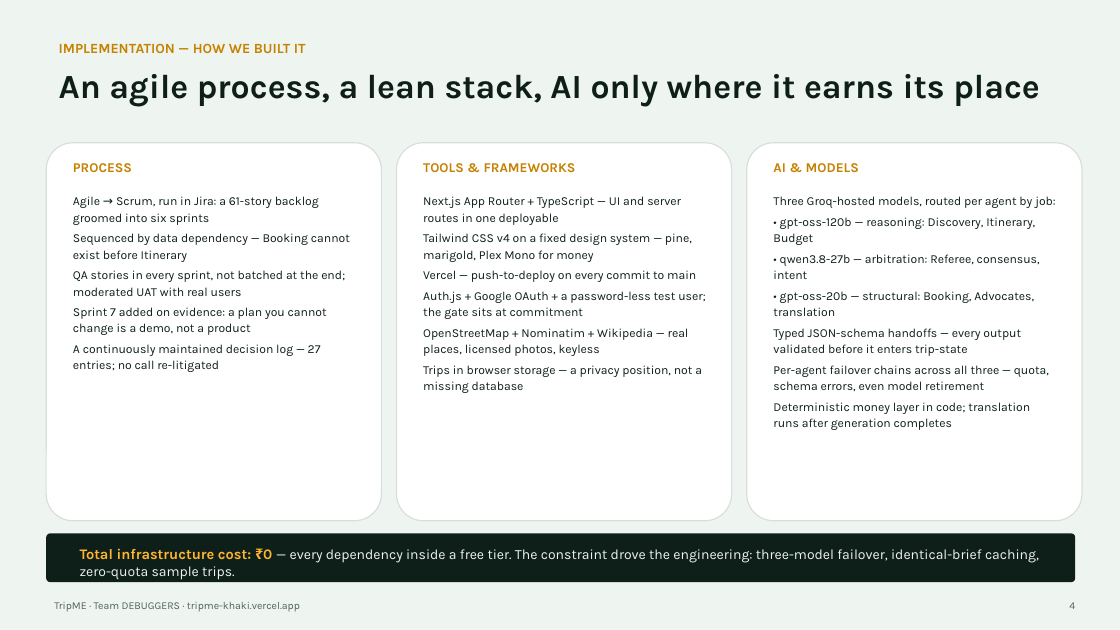
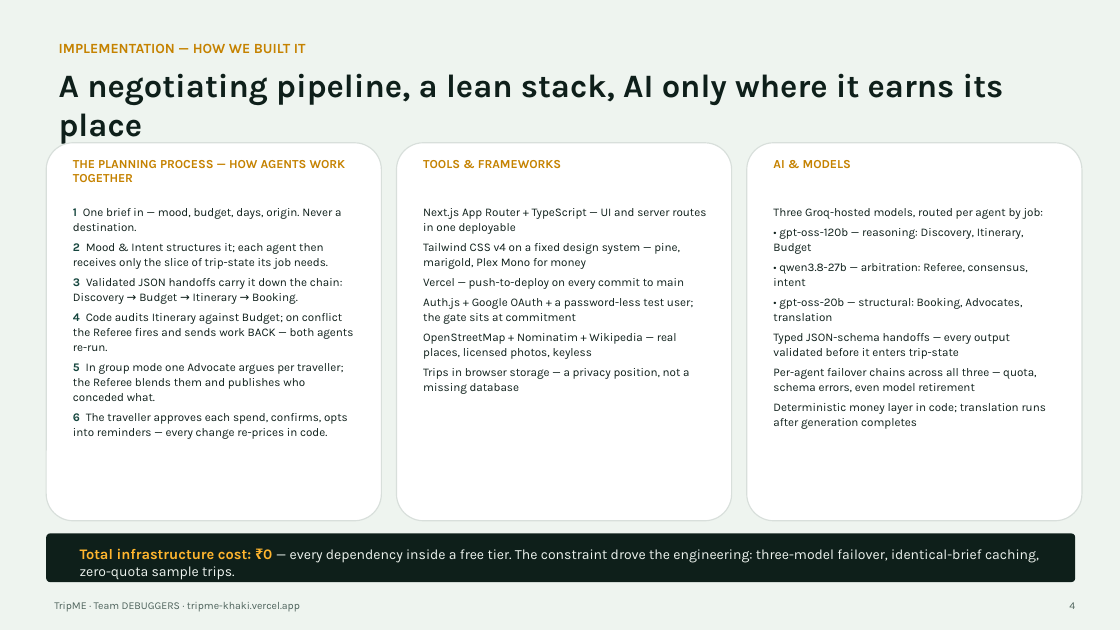
Before and after one commit to divyamsingh4444/tripme, a slide deck: slide 4 of docs/TripME_Presentation.pptx. Drawn at 1120x630 pixels with LibreOffice and Linux fonts; fonts in the diff are those of the drawing. Boxes give left, top, right and bottom in pixels: in the first picture for what was removed or moved away, otherwise in the second. Text is boxed around its words. In the diff, an @@ line names an element or a change of style, - is before the commit and + after.

```diff
--- a/docs/TripME_Presentation.pptx
+++ b/docs/TripME_Presentation.pptx
@@ text at <box>59,73,1004,144</box>: text changed; size 29 to 28 pt @@
-An agile process, a lean stack, AI only where it earns its place
+A negotiating pipeline, a lean stack, AI only where it earns its place
@@ text at <box>73,160,346,182</box>: text changed; size 11.5 to 10.5 pt @@
-PROCESS
+THE PLANNING PROCESS — HOW AGENTS WORK TOGETHER
@@ text "TOOLS & FRAMEWORKS" at <box>423,160,561,168</box>: size 11.5 to 10.5 pt; line spacing 1 to 0.95 @@
@@ text "AI & MODELS" at <box>773,160,851,168</box>: size 11.5 to 10.5 pt; line spacing 1 to 0.95 @@
@@ text at <box>73,208,353,439</box>: text changed; size 10.5 to 10 pt @@
-Agile → Scrum, run in Jira: a 61-story backlog groomed into six sprints
-Sequenced by data dependency — Booking cannot exist before Itinerary
-QA stories in every sprint, not batched at the end; moderated UAT with real users
-Sprint 7 added on evidence: a plan you cannot change is a demo, not a product
-A continuously maintained decision log — 27 entries; no call re-litigated
+1 One brief in — mood, budget, days, origin. Never a destination.
+2 Mood & Intent structures it; each agent then receives only the slice of trip-state its job needs.
+3 Validated JSON handoffs carry it down the chain: Discovery → Budget → Itinerary → Booking.
+4 Code audits Itinerary against Budget; on conflict the Referee fires and sends work BACK — both agents re-run.
+5 In group mode one Advocate argues per traveller; the Referee blends them and publishes who conceded what.
+6 The traveller approves each spend, confirms, opts into reminders — every change re-prices in code.
@@ text "Next.js App Router + TypeScript ...": place and size @@
-text "Next.js App Router + TypeScript ..." at <box>423,196,706,393</box>
+text "Next.js App Router + TypeScript ..." at <box>423,208,706,394</box>
@@ text "Next.js App Router + TypeScript ..." at <box>423,208,706,394</box>: size 10.5 to 10 pt; line spacing 1.1 to 1.08 @@
@@ text "Three Groq-hosted models, routed per ..." at <box>773,208,1046,429</box>: size 10.5 to 10 pt; line spacing 1.1 to 1.08 @@
@@ text "Three Groq-hosted models, routed per ...": place and size @@
-text "Three Groq-hosted models, routed per ..." at <box>773,196,1055,430</box>
+text "Three Groq-hosted models, routed per ..." at <box>773,208,1046,429</box>
```
